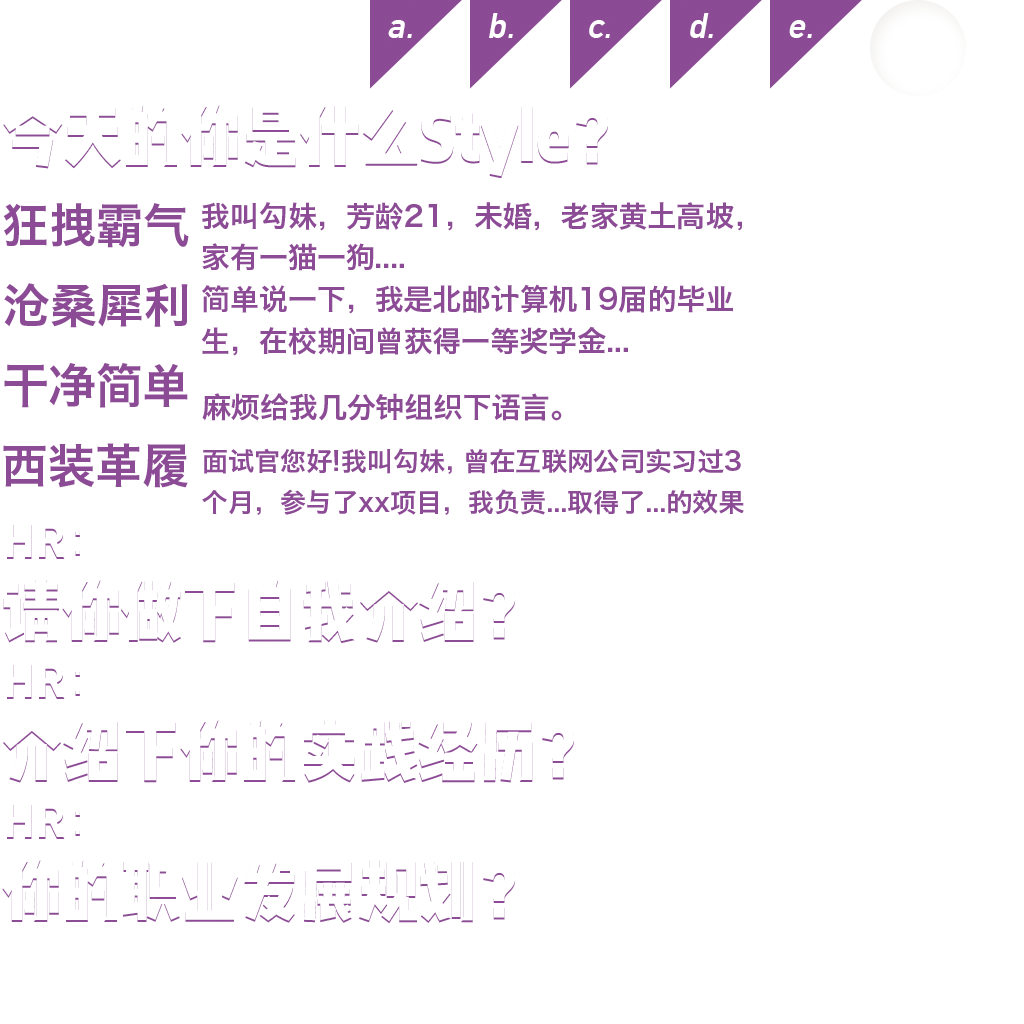
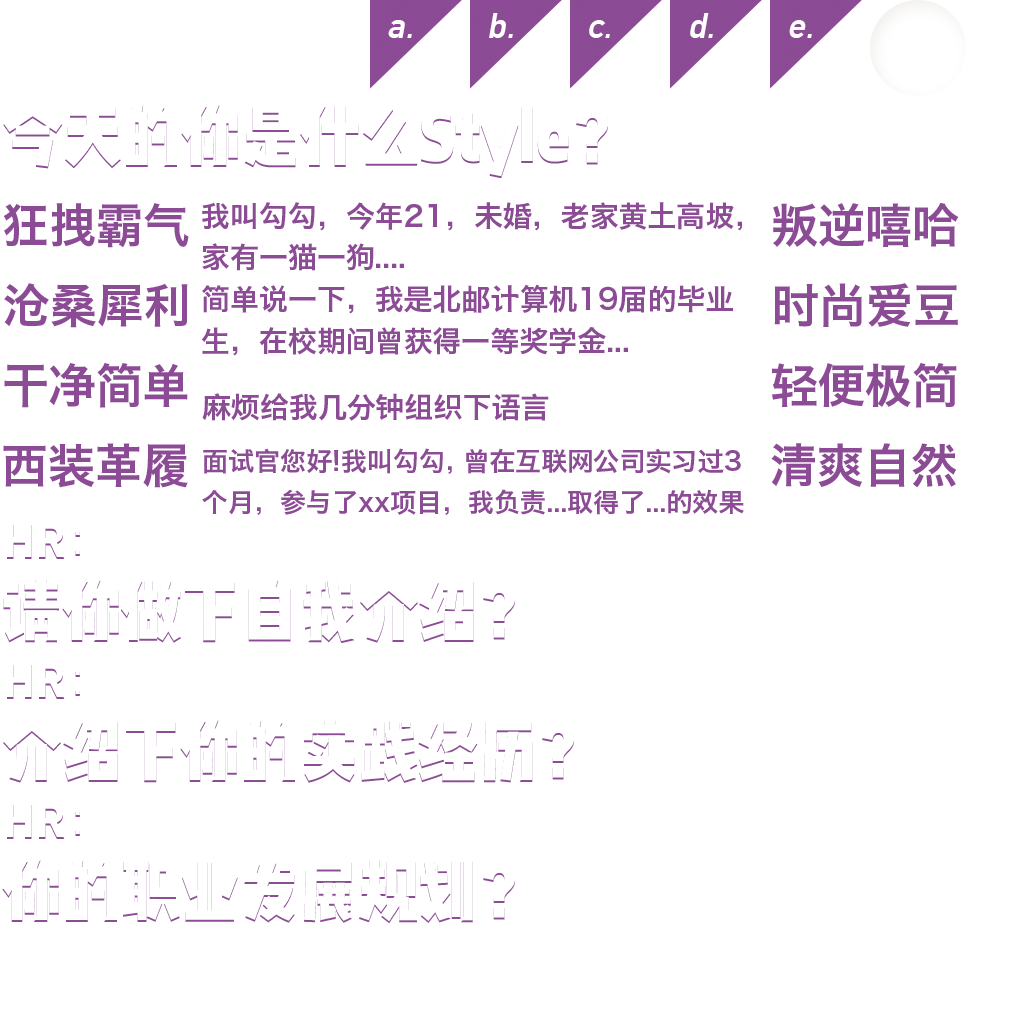
Before/after of a 1024px x 1024px layered artwork. What changed in the layer stack:
renamed "面试官您好!我叫勾妹，曾在互联网公司实习过3 个月，参与了xx项目，我负责...取得了...的效果" to "面试官您好!我叫勾勾，曾在互联网公司实习过3 个月，参与了xx项目，我负责...取得了...的效果", painted on it over [419, 448, 445, 473]
renamed "麻烦给我几分钟组织下语言。" to "麻烦给我几分钟组织下语言", painted on it over [551, 410, 562, 421]
renamed "我叫勾妹，芳龄21，未婚，老家黄土高坡， 家有一猫一狗...." to "我叫勾勾，今年21，未婚，老家黄土高坡， 家有一猫一狗....", painted on it over [288, 202, 403, 230]
added group "page0 拷贝" with 4 layers above "page0" over [771, 203, 959, 488]
added layer "清爽自然" in group "page0 拷贝" over [771, 443, 957, 488]
added layer "轻便极简" in group "page0 拷贝" over [772, 363, 957, 408]
added layer "时尚爱豆" in group "page0 拷贝" over [774, 283, 958, 327]
added layer "叛逆嘻哈" in group "page0 拷贝" over [773, 203, 959, 247]
